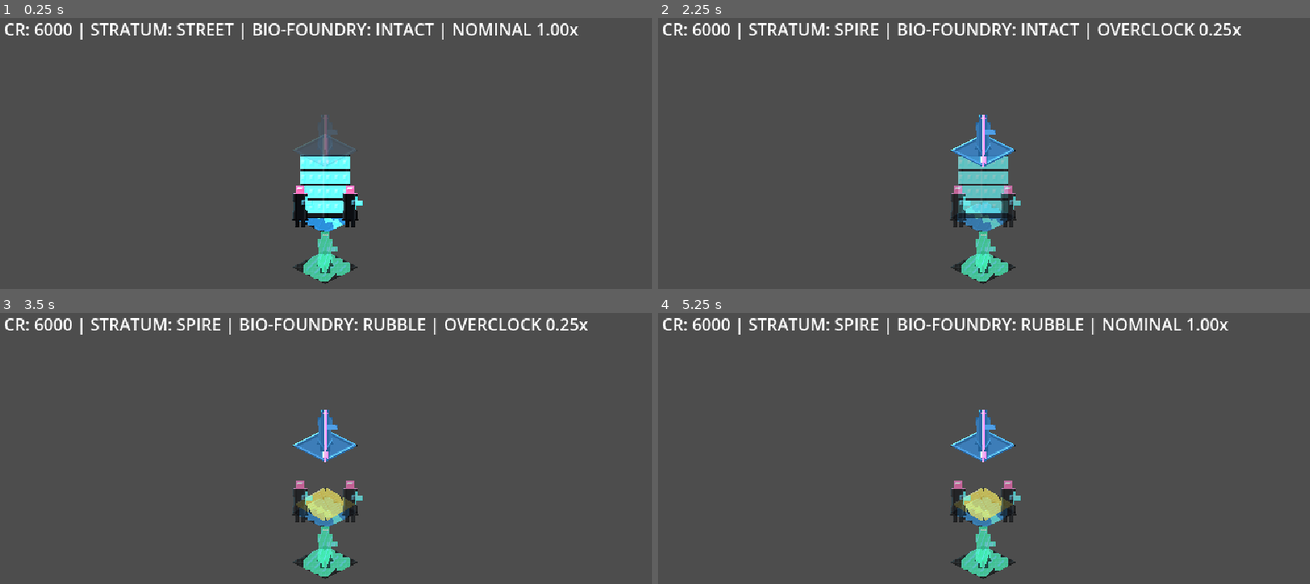
Above: before the commit, frames 1-4 (two rows, left to right).
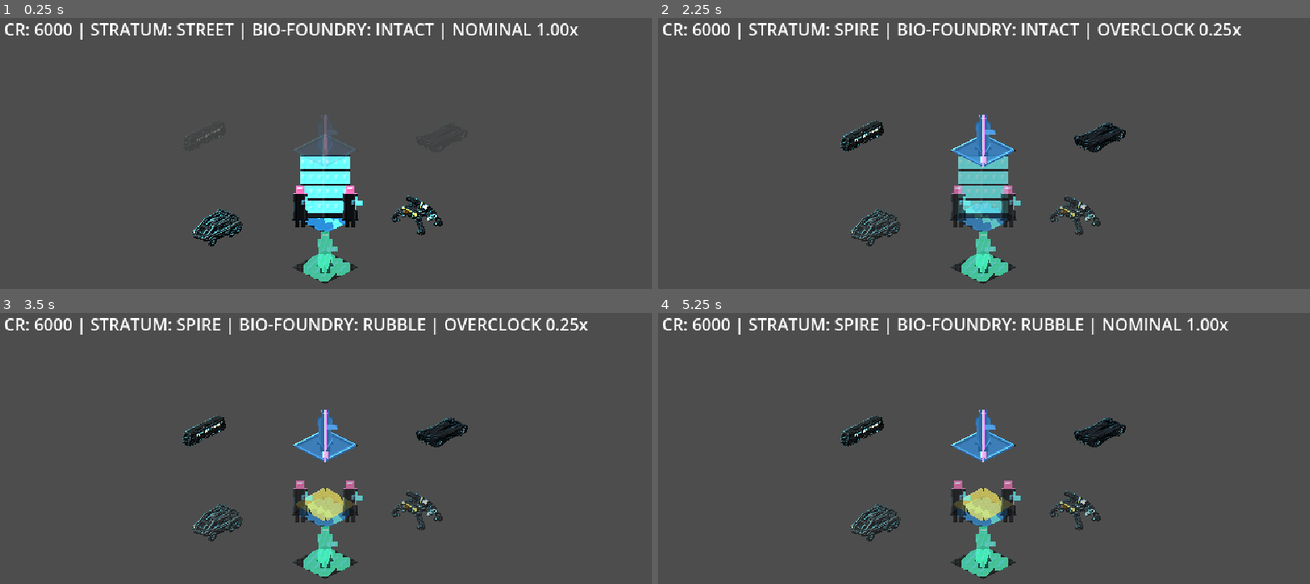
Above: after the commit, the same moments.

Repository: gobha-me/wetware
Game: Godot game, scene res://scenes/vertical_slice.tscn
Two runs of this game, one before a commit and one after it. Both use one fixed random seed, a clock stepped at 60 frames per second and the inputs below.
Inputs:
- Up to frame 1 (0.25 s): no input
- Up to frame 2 (2.25 s): tap Enter at 0.5, 2 s; tap 1 at 0.6 s; tap Space at 0.77, 1.25, 1.52 s; tap 2 at 1.35 s; tap 3 at 2.1 s
- Up to frame 3 (3.5 s): tap Space at 2.75, 3.02 s; tap C at 2.85 s
- Up to frame 4 (5.25 s): tap Enter at 3.5 s; tap 1 at 3.6 s; tap Space at 3.77, 4.25, 4.52 s; tap 2 at 4.35 s; tap 3 at 5.1 s

The runs differ from the first frame. In frame 1, 1.0% of the frame differs, in the area x 28-72%, y 39-85%; in frame 2, 1.8%, in the area x 28-72%, y 37-85%; in frame 3, 1.8%; in frame 4, 1.8%.

Commit message:
Deliver M3.1: Persuadertron directives, monorail wreck looting & Wave 1 iso8 vehicles
Closes #6

Diff:
--- /dev/null
+++ b/godot/assets/vehicles/provenance.json
@@ -0,0 +1,53 @@
+{
+  "schema_version": "1.0",
+  "project": "wetware",
+  "pipeline": "meshy-6-refine-to-blender-iso8-turntable",
+  "license": "Proprietary / First-Party Generated (Meshy Pro Subscription)",
+  "generated_at": "2026-10-14T18:05:00Z",
+  "assets": [
+    {
+      "id": "syndicate_spinner",
+      "preview_task_id": "01a13b90-2a51-7213-b91d-bd2fb37737af",
+      "refine_task_id": "01a13b92-412d-77ae-b0b5-bf32551a8a86",
+      "outputs": [
+        "syndicate_spinner_iso8_albedo.png",
+        "syndicate_spinner_iso8_normal.png",
+        "syndicate_spinner_iso8_emissive.png"
+      ],
+      "dimensions": "1024x128 (8 frames @ 128x128 orthographic 2:1 isometric)"
+    },
+    {
+      "id": "syndicate_apc",
+      "preview_task_id": "01a13b90-35de-74f0-b515-139584733270",
+      "refine_task_id": "01a13b92-4731-725b-b827-a0c110f1c606",
+      "outputs": [
+        "syndicate_apc_iso8_albedo.png",
+        "syndicate_apc_iso8_normal.png",
+        "syndicate_apc_iso8_emissive.png"
+      ],
+      "dimensions": "1024x128 (8 frames @ 128x128 orthographic 2:1 isometric)"
+    },
+    {
+      "id": "plasma_sentry_turret",
+      "preview_task_id": "01a13b90-4045-71aa-9a46-30e8ed523651",
+      "refine_task_id": "01a13b92-4d6a-714b-82ee-b7c7c5722e3f",
+      "outputs": [
+        "plasma_sentry_turret_iso8_albedo.png",
+        "plasma_sentry_turret_iso8_normal.png",
+        "plasma_sentry_turret_iso8_emissive.png"
+      ],
+      "dimensions": "1024x128 (8 frames @ 128x128 orthographic 2:1 isometric)"
+    },
+    {
+      "id": "monorail_armored_car",
+      "preview_task_id": "01a13b90-4b07-72dc-a6ec-3d763d33d2a2",
+      "refine_task_id": "01a13b92-5317-72c1-9671-9c09c92b649d",
+      "outputs": [
+        "monorail_armored_car_iso8_albedo.png",
+        "monorail_armored_car_iso8_normal.png",
+        "monorail_armored_car_iso8_emissive.png"
+      ],
+      "dimensions": "1024x128 (8 frames @ 128x128 orthographic 2:1 isometric)"
+    }
+  ]
+}
--- a/godot/scenes/snapshot_contract_test.gd
+++ b/godot/scenes/snapshot_contract_test.gd
@@ -47,6 +47,20 @@
 		quit(1)
 		return
 
+	var default_dict := default_data as Dictionary
+	var dist0: Dictionary = default_dict["districts"][0]
+	if not dist0.has("crowd_surge_active") or not dist0.has("monorail_wreck_lootable") or not dist0.has("corpse_drops_count"):
+		push_error("Snapshot district telemetry missing M3 fields")
+		quit(1)
+		return
+
+	for vehicle_node_name in ["SyndicateApc", "PlasmaSentryTurret", "SyndicateSpinner", "MonorailArmoredCar"]:
+		var vnode := sector.get_node_or_null(vehicle_node_name) as Sprite2D
+		if vnode == null or vnode.hframes != 8 or vnode.texture == null:
+			push_error("Missing or misconfigured 8-directional isometric vehicle/turret node: %s" % vehicle_node_name)
+			quit(1)
+			return
+
 	# Reject malformed / adversarial snapshots
 	var bad_cases: Array = [
 		null,
--- a/godot/scenes/vertical_slice.tscn
+++ b/godot/scenes/vertical_slice.tscn
@@ -20,6 +20,18 @@
 [ext_resource type="Texture2D" path="res://assets/tiles/biofoundry_tower_rubble_albedo.png" id="18_rubble_albedo"]
 [ext_resource type="Texture2D" path="res://assets/normals/biofoundry_tower_rubble_normal.png" id="19_rubble_normal"]
 [ext_resource type="Texture2D" path="res://assets/tiles/biofoundry_tower_rubble_emissive.png" id="20_rubble_emissive"]
+[ext_resource type="Texture2D" path="res://assets/vehicles/syndicate_apc_iso8_albedo.png" id="21_apc_albedo"]
+[ext_resource type="Texture2D" path="res://assets/vehicles/syndicate_apc_iso8_normal.png" id="22_apc_normal"]
+[ext_resource type="Texture2D" path="res://assets/vehicles/syndicate_apc_iso8_emissive.png" id="23_apc_emissive"]
+[ext_resource type="Texture2D" path="res://assets/vehicles/plasma_sentry_turret_iso8_albedo.png" id="24_turret_albedo"]
+[ext_resource type="Texture2D" path="res://assets/vehicles/plasma_sentry_turret_iso8_normal.png" id="25_turret_normal"]
+[ext_resource type="Texture2D" path="res://assets/vehicles/plasma_sentry_turret_iso8_emissive.png" id="26_turret_emissive"]
+[ext_resource type="Texture2D" path="res://assets/vehicles/syndicate_spinner_iso8_albedo.png" id="27_spinner_albedo"]
+[ext_resource type="Texture2D" path="res://assets/vehicles/syndicate_spinner_iso8_normal.png" id="28_spinner_normal"]
+[ext_resource type="Texture2D" path="res://assets/vehicles/syndicate_spinner_iso8_emissive.png" id="29_spinner_emissive"]
+[ext_resource type="Texture2D" path="res://assets/vehicles/monorail_armored_car_iso8_albedo.png" id="30_monorail_albedo"]
+[ext_resource type="Texture2D" path="res://assets/vehicles/monorail_armored_car_iso8_normal.png" id="31_monorail_normal"]
+[ext_resource type="Texture2D" path="res://assets/vehicles/monorail_armored_car_iso8_emissive.png" id="32_monorail_emissive"]
 
 [sub_resource type="ShaderMaterial" id="ShaderMaterial_undergrid"]
 shader = ExtResource("2_shader")
@@ -75,6 +87,42 @@
 shader_parameter/background_bloom = 0.35
 shader_parameter/stratum_cutaway_alpha = 1.0
 
+[sub_resource type="ShaderMaterial" id="ShaderMaterial_apc"]
+shader = ExtResource("2_shader")
+shader_parameter/normal_map = ExtResource("22_apc_normal")
+shader_parameter/emissive_mask = ExtResource("23_apc_emissive")
+shader_parameter/rim_strength = 1.7
+shader_parameter/bloom_strength = 1.5
+shader_parameter/background_bloom = 0.35
+shader_parameter/stratum_cutaway_alpha = 1.0
+
+[sub_resource type="ShaderMaterial" id="ShaderMaterial_turret"]
+shader = ExtResource("2_shader")
+shader_parameter/normal_map = ExtResource("25_turret_normal")
+shader_parameter/emissive_mask = ExtResource("26_turret_emissive")
+shader_parameter/rim_strength = 1.75
+shader_parameter/bloom_strength = 1.7
+shader_parameter/background_bloom = 0.35
+shader_parameter/stratum_cutaway_alpha = 1.0
+
+[sub_resource type="ShaderMaterial" id="ShaderMaterial_spinner"]
+shader = ExtResource("2_shader")
+shader_parameter/normal_map = ExtResource("28_spinner_normal")
+shader_parameter/emissive_mask = ExtResource("29_spinner_emissive")
+shader_parameter/rim_strength = 1.75
+shader_parameter/bloom_strength = 1.55
+shader_parameter/background_bloom = 0.35
+shader_parameter/stratum_cutaway_alpha = 0.18
+
+[sub_resource type="ShaderMaterial" id="ShaderMaterial_monorail"]
+shader = ExtResource("2_shader")
+shader_parameter/normal_map = ExtResource("31_monorail_normal")
+shader_parameter/emissive_mask = ExtResource("32_monorail_emissive")
+shader_parameter/rim_strength = 1.75
+shader_parameter/bloom_strength = 1.6
+shader_parameter/background_bloom = 0.35
+shader_parameter/stratum_cutaway_alpha = 0.18
+
 [node name="VerticalSliceSector" type="Node2D"]
 script = ExtResource("1_script")
 
@@ -103,10 +151,46 @@
 texture = ExtResource("18_rubble_albedo")
 metadata/stratum = 1
 
+[node name="SyndicateApc" type="Sprite2D" parent="."]
+material = SubResource("ShaderMaterial_apc")
+position = Vector2(216, 208)
+scale = Vector2(0.5, 0.5)
+texture = ExtResource("21_apc_albedo")
+hframes = 8
+frame = 2
+metadata/stratum = 1
+
+[node name="PlasmaSentryTurret" type="Sprite2D" parent="."]
+material = SubResource("ShaderMaterial_turret")
+position = Vector2(408, 196)
+scale = Vector2(0.45, 0.45)
+texture = ExtResource("24_turret_albedo")
+hframes = 8
+frame = 4
+metadata/stratum = 1
+
 [node name="SpireSkybridge" type="Sprite2D" parent="."]
 material = SubResource("ShaderMaterial_spire")
 position = Vector2(320, 136)
 texture = ExtResource("12_spire_albedo")
+metadata/stratum = 2
+
+[node name="SyndicateSpinner" type="Sprite2D" parent="."]
+material = SubResource("ShaderMaterial_spinner")
+position = Vector2(432, 118)
+scale = Vector2(0.5, 0.5)
+texture = ExtResource("27_spinner_albedo")
+hframes = 8
+frame = 6
+metadata/stratum = 2
+
+[node name="MonorailArmoredCar" type="Sprite2D" parent="."]
+material = SubResource("ShaderMaterial_monorail")
+position = Vector2(204, 116)
+scale = Vector2(0.55, 0.55)
+texture = ExtResource("30_monorail_albedo")
+hframes = 8
+frame = 2
 metadata/stratum = 2
 
 [node name="OperativeKestrel1" type="Sprite2D" parent="."]
Binary file added: godot/assets/vehicles/monorail_armored_car_iso8_albedo.png
Not shown, added: godot/assets/vehicles/monorail_armored_car_iso8_albedo.png.import
Binary file added: godot/assets/vehicles/monorail_armored_car_iso8_emissive.png
Not shown, added: godot/assets/vehicles/monorail_armored_car_iso8_emissive.png.import
Binary file added: godot/assets/vehicles/monorail_armored_car_iso8_normal.png
Not shown, added: godot/assets/vehicles/monorail_armored_car_iso8_normal.png.import
Binary file added: godot/assets/vehicles/plasma_sentry_turret_iso8_albedo.png
Not shown, added: godot/assets/vehicles/plasma_sentry_turret_iso8_albedo.png.import
Binary file added: godot/assets/vehicles/plasma_sentry_turret_iso8_emissive.png
Not shown, added: godot/assets/vehicles/plasma_sentry_turret_iso8_emissive.png.import
Binary file added: godot/assets/vehicles/plasma_sentry_turret_iso8_normal.png
Not shown, added: godot/assets/vehicles/plasma_sentry_turret_iso8_normal.png.import
(and 16 more such lines)
